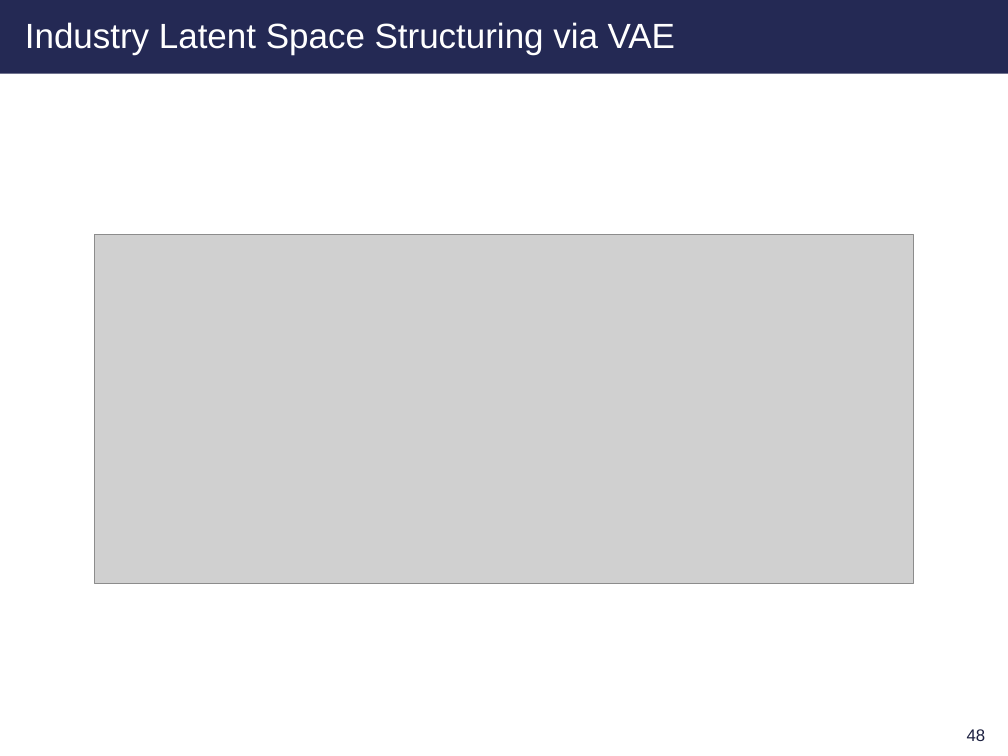
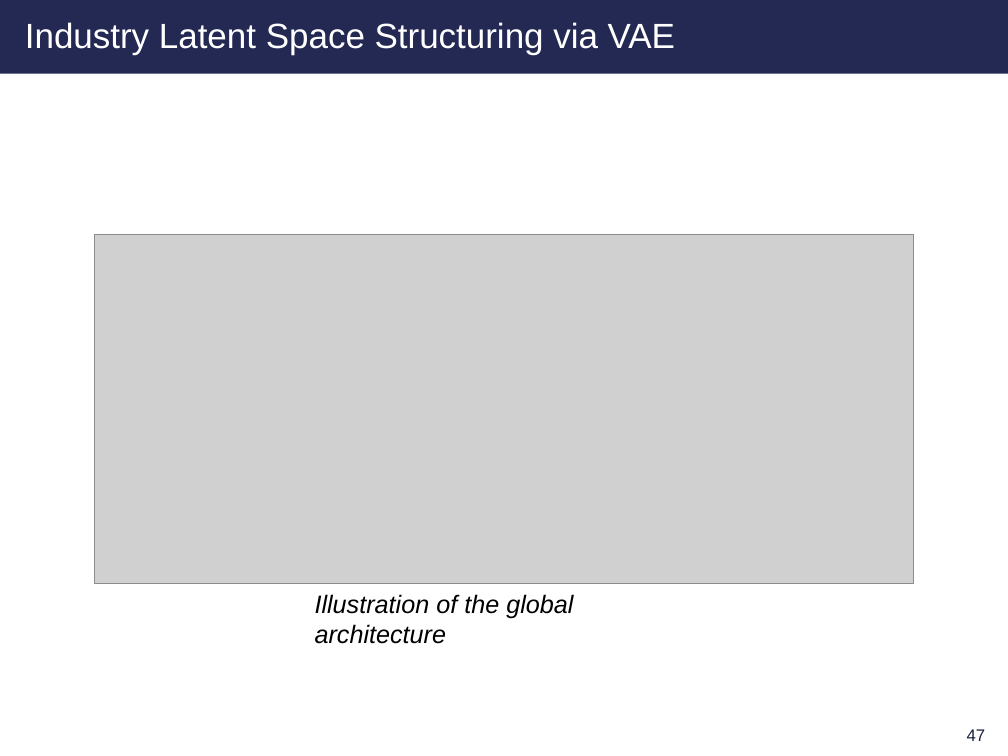
Before and after one commit to clara-gdef/defense, a slide deck: slide 48 of defense.pptx (slide 49 before the commit). Drawn at 1008x756 pixels with LibreOffice and Linux fonts; fonts in the diff are those of the drawing; grey boxes stand for pictures; background and template pictures are left out. Boxes give left, top, right and bottom in pixels: in the first picture for what was removed or moved away, otherwise in the second. Text is boxed around its words. In the diff, an @@ line names an element or a change of style, - is before the commit and + after.

```diff
--- a/defense.pptx
+++ b/defense.pptx
@@ text added at (315,594,573,644), 18 pt, text #000000, italic @@
+Illustration of the global architecture
@@ page number at (967,729,986,741): text changed @@
-48
+47
```
Also in this commit, not shown: 17 other slides changed, 2 slides added, 3 slides removed.
